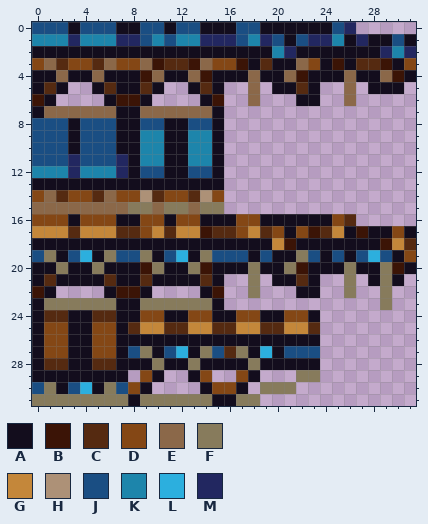
Two states of a pixel-art sprite, Entities/Structures/Platform/Bridge.png. That is the earlier state.
The file is 32x32 pixels.
Palette (. is transparent): A #130d1d  B #3b1406  C #552a11  D #844715  E #8b6849  F #877b5c  G #c4873a  H #ad9177  J #1a4e83  K #1d85ab  L #2cafde  M #222760
Pixels before, first column x 0:
 0 JJJAJJJAAJJAJJAAAJJAAAAAAJM.....
 1 KKKMKKKMMJKJKKMMMJKMJAJMMKAMAAJA
 2 AAAAAAAAAAAAAAAAAAAAKMAAAAAAAMKM
 3 DECDDCEDDEBCCBEDDBACAAEDABACCBAD
 4 AAEAAEAAABEAAEBAAAEAAEBAAAEAAEBA
 5 ACA..ACAACA..ACA..E.AACA..E.AAA.
 6 BA....ABBA....AB..E...AA..E.....
 7 AEEEEEEAAEEEEEEA................
 8 JJJAJJJAAJJAAJJA................
 9 JJJAJJJAAKKAAKKA................
10 JJJAJJJAAKKAAKKA................
11 JJJMJJJMAKKAAKKA................
12 KKKMKKKMAJJAAJJA................
13 AAAAAAAAAAAAAAAA................
14 DECDDCEDDHCDDCHD................
15 EEEEEEEEFFEFFEFF................
16 DDDADDDAADDADDAAADDAAAAAADC.....
17 GGGCGGGCCDGCGGBCCDGCDADBCGABAADA
18 AAAAAAAAAAAAAAAAAAAAGBAAAAAAABGC
19 JFAJLAFJJFAJLAFJJJAJAAFJAJAJLJAD
20 AAFAAFAAABFAAFBAAAFAAFBAAAFAAFBA
21 ACAAAACAACAAAACA..F.AACA..F.AFA.
22 BA....ABBA....AB..F...AA..F..F..
23 AFFFFFFAAFFFFFFA.............F..
24 ACCAACCAADDAADDAADDAADDA........
25 ADDAADDACGGCCGGCCGGCCGGC........
26 ADDAADDAAAAAAAAAAAAAAAAA........
27 ADDAADDAJFAJLAFJCFALAJJJ........
28 ACCAACCAAAFAAFAAAAFAAAAA........
29 AAAAAAAA.DA..AD..DA...FF........
30 JFAJLAFJDA....ADDA.FFF..........
31 FFFFFFFFAFFFFFFAAFF.............
Now the later version:
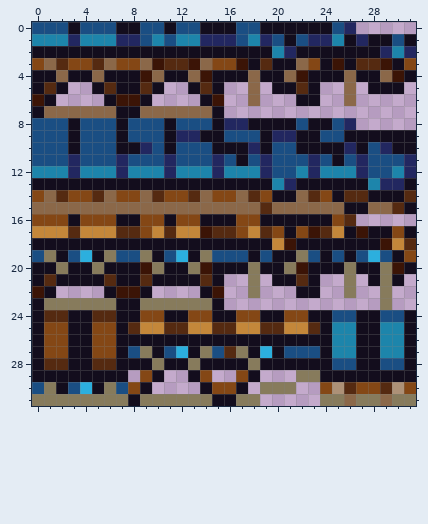
From the commit log: added damage frames for bridge open state
Changes in this commit:
Colour A is added in row 8 at x 18 to 21 and 23 to 24; in row 9 at x 19, 22 to 23 and 26 to 31; in row 10 at x 16 to 17, 19, 22 to 25, 27 and 30 to 31; in row 11 at x 17 and 25; in row 13 at x 16 to 19, 22 to 27 and 31; in row 14 at x 20 to 21, 25 and 28 to 30.
Colour A is added in row 15 at x 26 to 27 and 31; in rows 24 to 28 at x 24, 27 to 28 and 31; in row 29 at x 24 to 31.
Colour A replaces colour K in row 9 at x 14.
Colour C is added in row 14 at x 18, 23, 26 to 27 and 31; in row 15 at x 19 and 30; in row 30 at x 26 and 29.
Colour D is added in row 14 at x 16, 19 and 24; in row 30 at x 24, 27 to 28 and 31.
Colour E is added in row 14 at x 17 and 22; in row 15 at x 16 to 18, 20 to 25 and 28 to 29; in row 31 at x 26 and 29.
Colour E replaces colour F in row 15 at x 8 to 9, 11 to 12 and 14 to 15.
Colour E replaces colour H in row 14 at x 9 and 14.
Colour F is added in row 31 at x 24 to 25, 27 to 28 and 30 to 31.
Colour H is added in row 30 at x 25 and 30.
Colour J is added in row 8 at x 22 and 25; in row 9 at x 16 to 18 and 24 to 25; in row 10 at x 20 to 21 and 28; in row 11 at x 16, 18, 20 to 22, 24, 26 and 28 to 30; in row 12 at x 20 to 21 and 28 to 29; in row 24 at x 25 to 26 and 29 to 30.
Colour J is added in row 28 at x 25 to 26 and 29 to 30.
Colour J replaces colour A in row 8 at x 8 and 12; in row 9 at x 8; in row 10 at x 12; in row 11 at x 8 and 12.
Colour J replaces colour K in row 9 at x 9 to 10; in row 10 at x 10 and 13 to 14; in row 11 at x 9 to 10 and 13 to 14.
Colour K is added in row 12 at x 16 to 18, 22, 24 to 26 and 30; in row 13 at x 20 and 28; in rows 25 to 27 at x 25 to 26 and 29 to 30.
Colour K replaces colour A in row 12 at x 8 and 12.
Colour K replaces colour J in row 12 at x 9 to 10 and 13 to 14.
Colour M is added in row 8 at x 16 to 17 and 26; in row 9 at x 20 to 21; in row 10 at x 18, 26 and 29; in rows 11 to 12 at x 19, 23, 27 and 31; in row 13 at x 21 and 29 to 30.
Colour M replaces colour A in row 9 at x 12; in rows 11 to 12 at x 11 and 15.
Colour M replaces colour K in row 9 at x 13; in row 10 at x 9.
Where, in picture pixels (left, top, right, bottom), the same in both pictures:
changed: (128, 118, 416, 214)
added: (320, 310, 416, 406)
